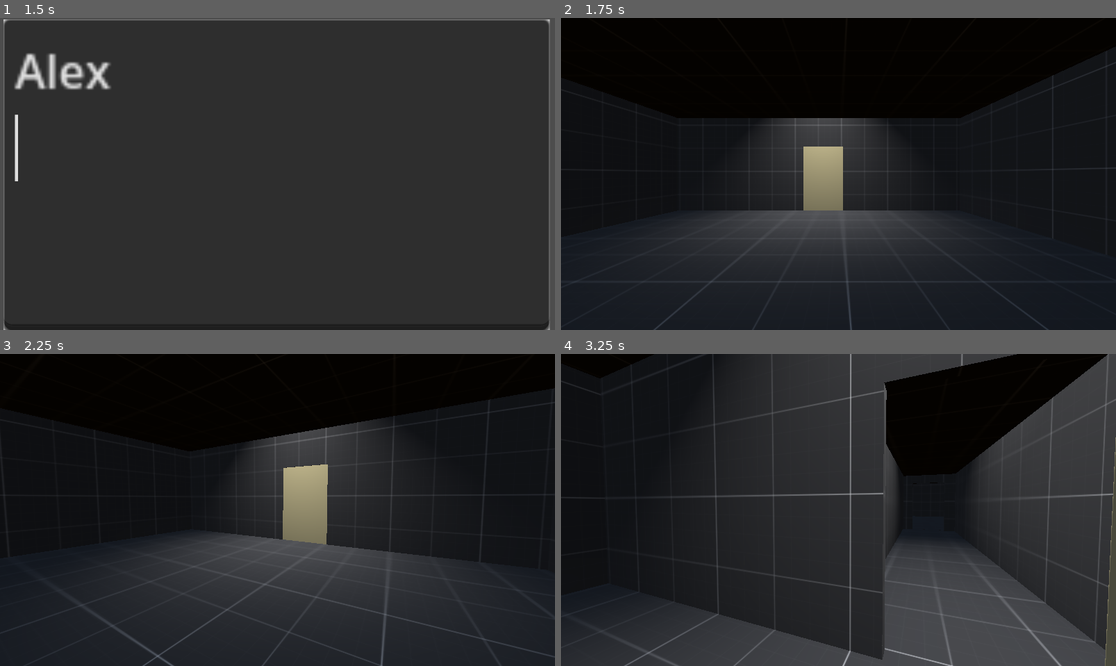
Above: before the commit, frames 1-4 (two rows, left to right).
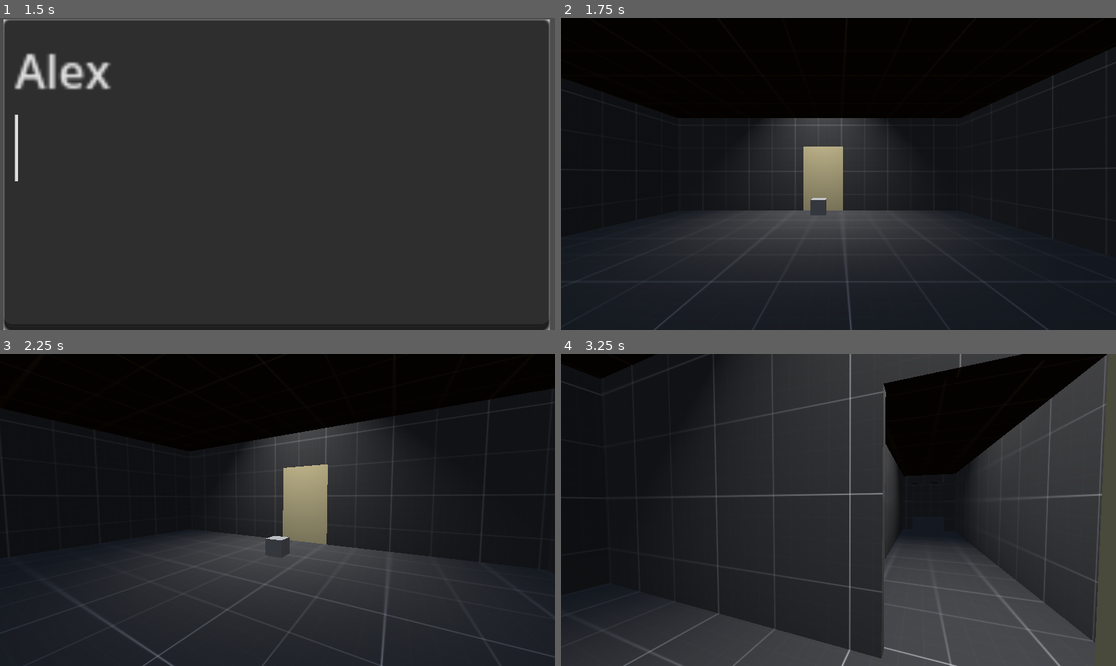
Above: after the commit, the same moments.

Repository: ToyaDR/escape-room
Game: Godot game, scene res://manager-scene.tscn
The game is run twice, just before and just after one commit, with the same random seed, the same clock (stepped at 60 frames per second) and the same inputs.
Inputs (mouse positions are in pixels of both pictures, inside the frame that each line leads up to):
- Up to frame 1 (1.5 s): click (277, 174) at 0.52 s; type "Alex" at 0.6 s; tap Enter (ui_accept) at 1.25 s; move the mouse to (399, 158) at 1.27 s; hold Right (ui_right) from 1.28 s (still down); click (399, 158) at 1.35 s
- Up to frame 2 (1.75 s): keep holding Right (ui_right); tap Enter (ui_accept) at 1.52 s
- Up to frame 3 (2.25 s): move the mouse to (249, 510) at 2.02 s; release Right (ui_right) at 2.03 s; hold Up (ui_up) from 2.03 s (still down); click (249, 510) at 2.1 s
- Up to frame 4 (3.25 s): keep holding Up (ui_up); tap Enter (ui_accept) at 2.27 s; move the mouse to (849, 503) at 2.77 s; click (849, 503) at 2.85 s

Frame 1 is identical in both runs. In frame 2, 0.2% of the frame differs, in the area x 44-48%, y 57-64%; in frame 3, 0.2%; in frame 4, 1.9%, in the area x 7-100%, y 0-100%.

Commit message:
Make pickup-able items (#7)
* Rename to interact

* Box interact

* Pickupable items

Diff:
--- a/door.gd
+++ b/door.gd
@@ -1,16 +1,17 @@
 extends Node3D
+
+var animation_player
+var animation_name
+
+func _ready() -> void:
+	animation_player = get_node("AnimationPlayer")
+	animation_name = get_meta("doorOpen")
 
 func _door_interact_receiver() -> void:
 	print("door interact reciever")
-	var animation_name = get_meta("doorOpen")
-	var animation_player = get_node("AnimationPlayer")
+	if animation_player == null:
+		return
 	animation_player.play(animation_name)
 
-# Called when the node enters the scene tree for the first time.
-func _ready() -> void:
-	pass # Replace with function body.
-
-
-# Called every frame. 'delta' is the elapsed time since the previous frame.
 func _process(delta: float) -> void:
 	pass
--- a/doorInteract.gd
+++ b/doorInteract.gd
@@ -2,15 +2,12 @@
 
 signal door_interact
 
-func door_interact_emitter() -> void:
+func interact() -> void:
 	print("door hit")
 	door_interact.emit()
 
-# Called when the node enters the scene tree for the first time.
 func _ready() -> void:
-	pass # Replace with function body.
+	pass
 
-
-# Called every frame. 'delta' is the elapsed time since the previous frame.
 func _process(delta: float) -> void:
 	pass
--- a/player.gd
+++ b/player.gd
@@ -14,10 +14,14 @@
 var rotation_x = 0.0
 var rotation_y = 0.0
 
+var carried_object
+var hand
+
 func _ready() -> void:
 	Input.mouse_mode = Input.MOUSE_MODE_CAPTURED
 	interact_raycast = get_node('player-vision/vertical-pivot/RayCast3D')
 	vertical_pivot = get_node('player-vision/vertical-pivot')
+	hand = get_node('player-vision/vertical-pivot/Marker3D')
 
 func _input(event):
 	if (event is InputEventMouseMotion):
@@ -45,8 +49,13 @@
 	if Input.is_action_just_pressed("interact"):
 		var interact = interact_raycast.get_collider()
 		if interact != null:
-			if interact.has_method("door_interact_emitter"):
-				interact.door_interact_emitter()
+			if interact.has_method("interact"):
+				interact.interact()
+			if (interact is RigidBody3D):
+				if (carried_object == null):
+					carried_object = interact
+				else:
+					carried_object = null
 
 	var input_dir = Input.get_vector("ui_left", "ui_right", "ui_up", "ui_down")
 	var direction = (transform.basis * Vector3(input_dir.x, 0, input_dir.y)).normalized()
@@ -58,3 +67,5 @@
 		velocity.z = move_toward(velocity.z, 0, SPEED)
 
 	move_and_slide()
+	if (carried_object):
+		carried_object.set_linear_velocity(SPEED * (hand.global_transform.origin - carried_object.global_transform.origin))
--- a/player.tscn
+++ b/player.tscn
@@ -25,4 +25,7 @@
 [node name="RayCast3D" type="RayCast3D" parent="player-vision/vertical-pivot"]
 transform = Transform3D(1, 0, 0, 0, 1, 0, 0, 0, 1, 0, -0.306534, -0.0671924)
 target_position = Vector3(0, 0, -1.5)
-collision_mask = 2
+collision_mask = 6
+
+[node name="Marker3D" type="Marker3D" parent="player-vision/vertical-pivot"]
+transform = Transform3D(1, 0, 0, 0, 1, 0, 0, 0, 1, 0, -0.306534, -1.34658)
--- a/project.godot
+++ b/project.godot
@@ -69,3 +69,4 @@
 
 3d_physics/layer_1="player"
 3d_physics/layer_2="environment"
+3d_physics/layer_3="clutter"
--- a/the-room.tscn
+++ b/the-room.tscn
@@ -12,6 +12,10 @@
 [sub_resource type="Environment" id="Environment_mk6m2"]
 background_mode = 2
 sky = SubResource("Sky_51wn5")
+
+[sub_resource type="BoxShape3D" id="BoxShape3D_2v4uc"]
+
+[sub_resource type="BoxMesh" id="BoxMesh_enh6d"]
 
 [node name="the-room" type="Node3D"]
 transform = Transform3D(1, 0, 0, 0, 1, 0, 0, 0, 1, -0.397453, 0.150072, 0.0585377)
@@ -67,3 +71,18 @@
 size = Vector3(0.865325, 1.3927, 0.151169)
 
 [node name="door" parent="." instance=ExtResource("3_dgdyn")]
+
+[node name="boxRigid" type="RigidBody3D" parent="."]
+transform = Transform3D(1, 0, 0, 0, 1, 0, 0, 0, 1, 0, 0.260086, 0)
+collision_layer = 4
+collision_mask = 2
+mass = 0.09
+
+[node name="boxCollision" type="CollisionShape3D" parent="boxRigid"]
+transform = Transform3D(0.25, 0, 0, 0, 0.25, 0, 0, 0, 0.25, 0, 0, 0)
+shape = SubResource("BoxShape3D_2v4uc")
+
+[node name="boxShape" type="MeshInstance3D" parent="boxRigid"]
+transform = Transform3D(0.25, 0, 0, 0, 0.25, 0, 0, 0, 0.25, 0, 0, 0)
+mesh = SubResource("BoxMesh_enh6d")
+skeleton = NodePath("")
Not shown: 1 places in the-room.tscn that only renumber resources
